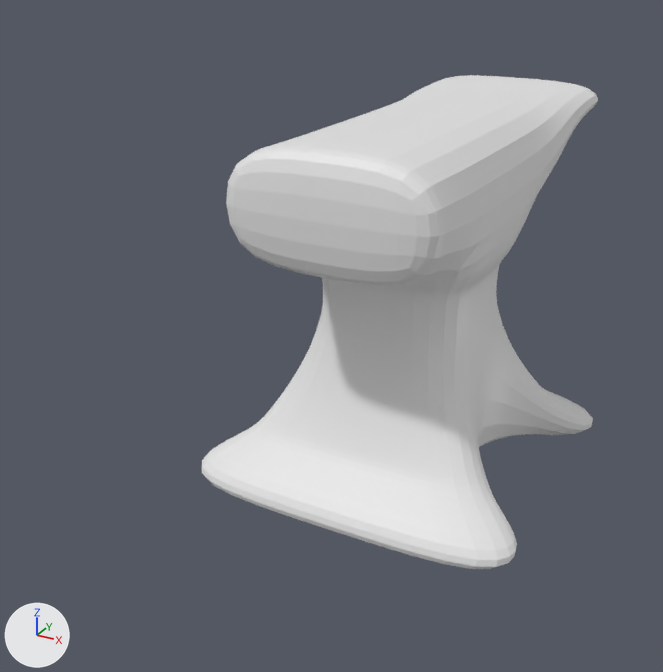
Two versions of the Blender file anvil.blend, one commit apart.
The view is the same before and after, from a 50 mm camera at (2.08, -4.55, 2.99) aimed at (-0.07, -0.64, 1.04). The lights are fixed; the arrows at lower left show +X, +Y and +Z.

The older version as bpy lines, for what is in view:
```python
me_cube_001 = bpy.data.meshes.new('Cube.001')
me_cube_001.from_pydata(...)  # 159 vertices, 124 faces; spans x 0.0..1.0, y -1.08..1.69, z -0.98..1.1
ob_cube = bpy.data.objects.new('Cube', me_cube_001)
ob_cube.location = (0.101, 0.0, 1.0)
_m = ob_cube.modifiers.new('Mirror', 'MIRROR')
_m.use_clip = True
_m = ob_cube.modifiers.new('Subsurf', 'SUBSURF')
_m.levels = 3
```
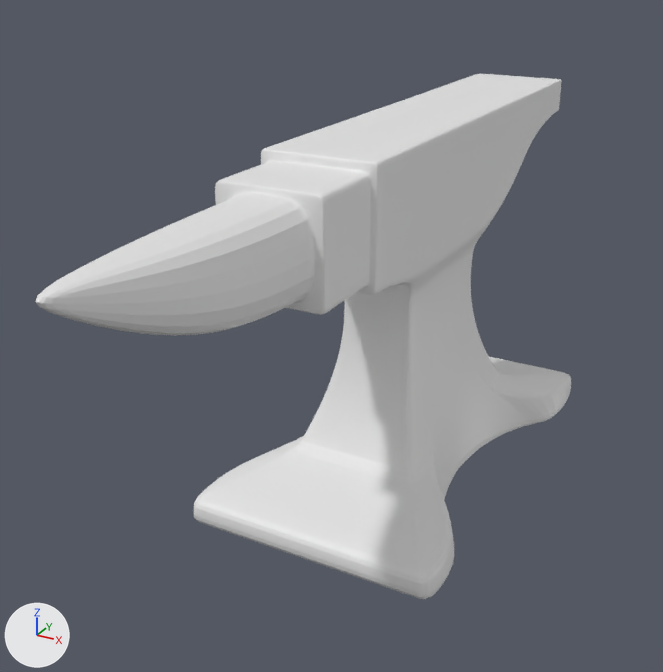
The change, as a list of edits to the scene's bpy script:
```text
Change me_cube_001:
    used by ob_cube; location = (0.101, 0.0, 1.0)
    remove me_cube_001.from_pydata(...)  # 159 vertices, 124 faces; spans x 0.0..1.0, y -1.08..1.69, z -0.98..1.1
    add me_cube_001.from_pydata(...)  # 454 vertices, 405 faces; spans x 0.0..0.71, y -2.77..1.69, z -0.97..1.1
    me_cube_001 part 1: 108 vertices moved from x 0.0..0.99, y -1.08..1.69, z -0.98..1.1 to x 0.0..0.7, y -1.28..1.69, z -0.97..1.1; 5 vertices removed from x 0.56..1.0, y -1.0..1.0, z -0.98; 300 vertices added at x 0.0..0.71, y -2.77..1.69, z -0.97..1.1
```

What differs and where, as boxes [x1, y1, x2, y2] in the pictures (663 x 672 px):
'Cube', reshaped (35% wider, 6% taller): before [202, 75, 598, 569]; after [35, 74, 571, 599]
